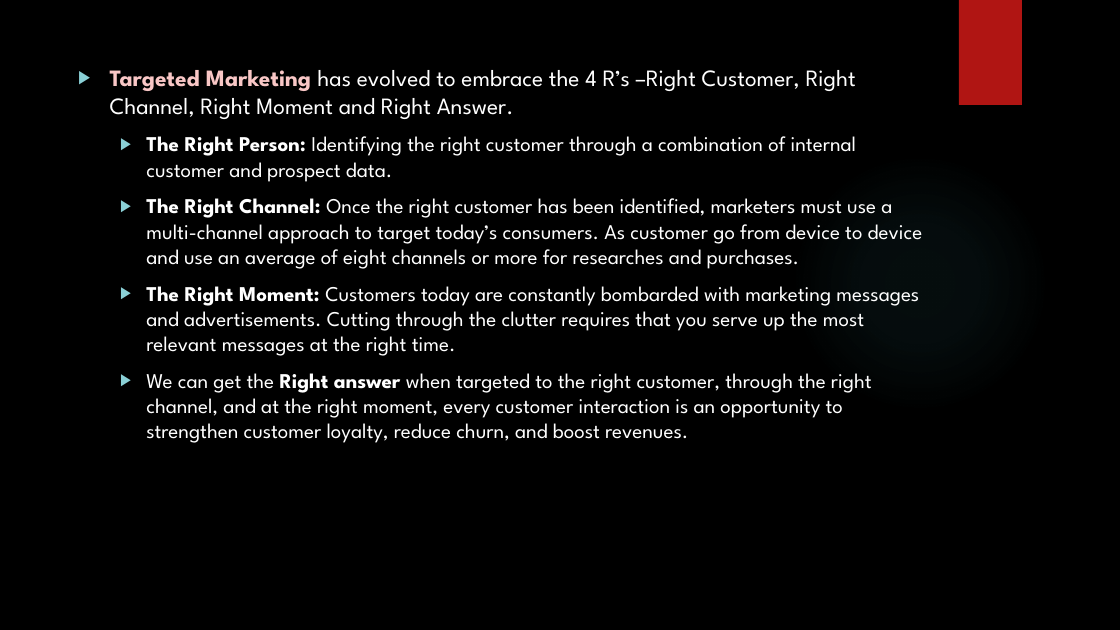
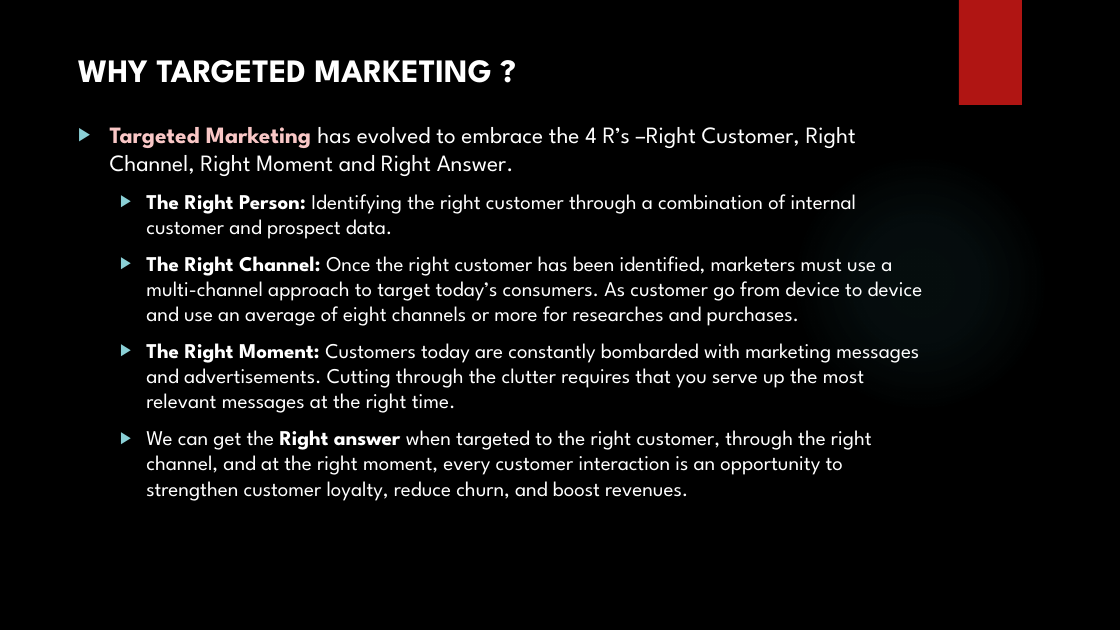
Before and after one commit to madhuhasa/digital-alpha, a slide deck: slide 26 of project/DIGITAL MARKETING.pptx (slide 24 before the commit). Drawn at 1120x630 pixels with LibreOffice and Linux fonts; fonts in the diff are those of the drawing; background and template pictures are left out. Boxes give left, top, right and bottom in pixels: in the first picture for what was removed or moved away, otherwise in the second. Text is boxed around its words. In the diff, an @@ line names an element or a change of style, - is before the commit and + after.

```diff
--- a/project/DIGITAL MARKETING.pptx
+++ b/project/DIGITAL MARKETING.pptx
@@ text added at (78, 60, 492, 83), 28 pt, text #FFFFFF, bold @@
+WHY TARGETED MARKETING ?
@@ text "Targeted Marketing has evolved to ...": place and size @@
-text "Targeted Marketing has evolved to ..." at (110, 70, 923, 443)
+text "Targeted Marketing has evolved to ..." at (110, 127, 923, 501)
```
Also in this commit, not shown: 21 other slides changed, 5 slides added, 3 slides removed.
